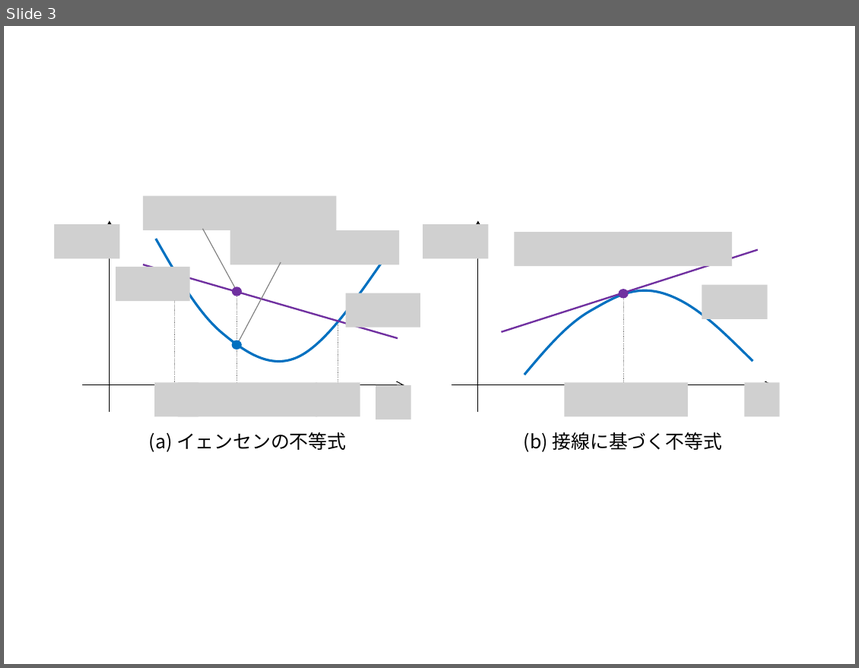
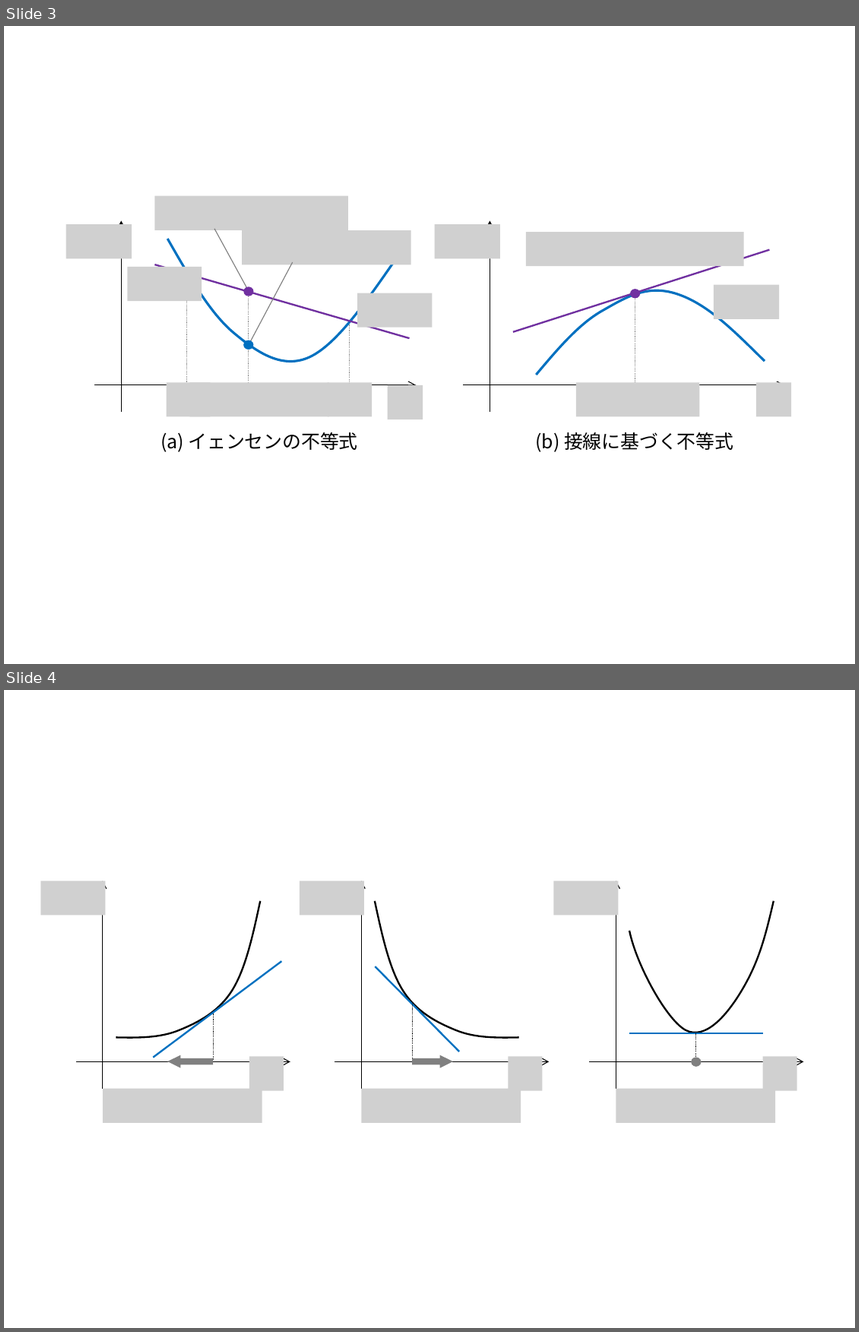
Before and after one commit to kazuyoshii/MLP, a slide deck: sections/optimization/figure-optimization.pptx. Shown one above the other, each under a label of ours: slide 3 before the commit, slides 3 and 4 after it. The pictures are 859x668 and 859x1332 pixels, drawn with LibreOffice and Linux fonts; fonts in the diff are those of the drawing; grey boxes stand for pictures. Boxes give left, top, right and bottom in pixels: in the first picture for what was removed or moved away, otherwise in the second. Text is boxed around its words. In the diff, an @@ line names an element or a change of style, - is before the commit and + after.

```diff
--- a/sections/optimization/figure-optimization.pptx
+++ b/sections/optimization/figure-optimization.pptx
@@ slide 4 added at bbox=[4, 690, 855, 1328], background #FFFFFF @@
@@ picture added at bbox=[40, 881, 105, 915] @@
@@ arrow added from (103, 1088) to (103, 881), #000000 0.75 pt @@
@@ picture added at bbox=[300, 881, 364, 915] @@
@@ arrow added from (361, 1088) to (361, 881), #000000 0.75 pt @@
@@ picture added at bbox=[554, 881, 619, 915] @@
@@ arrow added from (616, 1088) to (616, 881), #000000 0.75 pt @@
@@ freeform shape added at bbox=[116, 901, 260, 1038], outline #000000 1.5 pt @@
@@ freeform shape added at bbox=[375, 901, 519, 1038], outline #000000 1.5 pt @@
@@ freeform shape added at bbox=[629, 901, 773, 1033], outline #000000 1.5 pt @@
@@ line added from (153, 1058) to (281, 961), #0070C0 1.5 pt @@
@@ line added from (375, 967) to (459, 1052), #0070C0 1.5 pt @@
@@ line added from (413, 1003) to (413, 1062), #000000 0.75 pt dashed @@
@@ line added from (214, 1015) to (214, 1061), #000000 0.75 pt dashed @@
@@ line added from (629, 1033) to (763, 1033), #0070C0 1.5 pt @@
@@ line added from (696, 1034) to (696, 1063), #000000 0.75 pt dashed @@
@@ arrow added from (75, 1062) to (290, 1062), #000000 0.75 pt @@
@@ down arrow added at bbox=[167, 1056, 213, 1068], fill #808080 @@
@@ picture added at bbox=[249, 1057, 283, 1091] @@
@@ arrow added from (335, 1062) to (549, 1062), #000000 0.75 pt @@
@@ down arrow added at bbox=[412, 1056, 453, 1068], fill #808080 @@
@@ picture added at bbox=[508, 1057, 542, 1091] @@
@@ arrow added from (590, 1062) to (804, 1062), #000000 0.75 pt @@
@@ ellipse added at bbox=[691, 1058, 701, 1067], fill #808080 @@
@@ picture added at bbox=[763, 1057, 797, 1091] @@
@@ picture added at bbox=[103, 1088, 262, 1122] @@
@@ picture added at bbox=[361, 1088, 521, 1122] @@
@@ picture added at bbox=[616, 1088, 775, 1122] @@
@@ slide 3 changed as well @@
@@ 14 pictures, 8 lines, 4 arrows, 3 ellipses, 2 texts, 2 freeform shapes: place and size @@
-14 pictures, 8 lines, 4 arrows, 3 ellipses, 2 texts, 2 freeform shapes at bbox=[54, 196, 779, 452]
+14 pictures, 8 lines, 4 arrows, 3 ellipses, 2 texts, 2 freeform shapes at bbox=[66, 196, 791, 452]
```
Also in this commit, not shown: 2 other slides changed, 6 other slides added, 2 slides removed, 23 other files.
